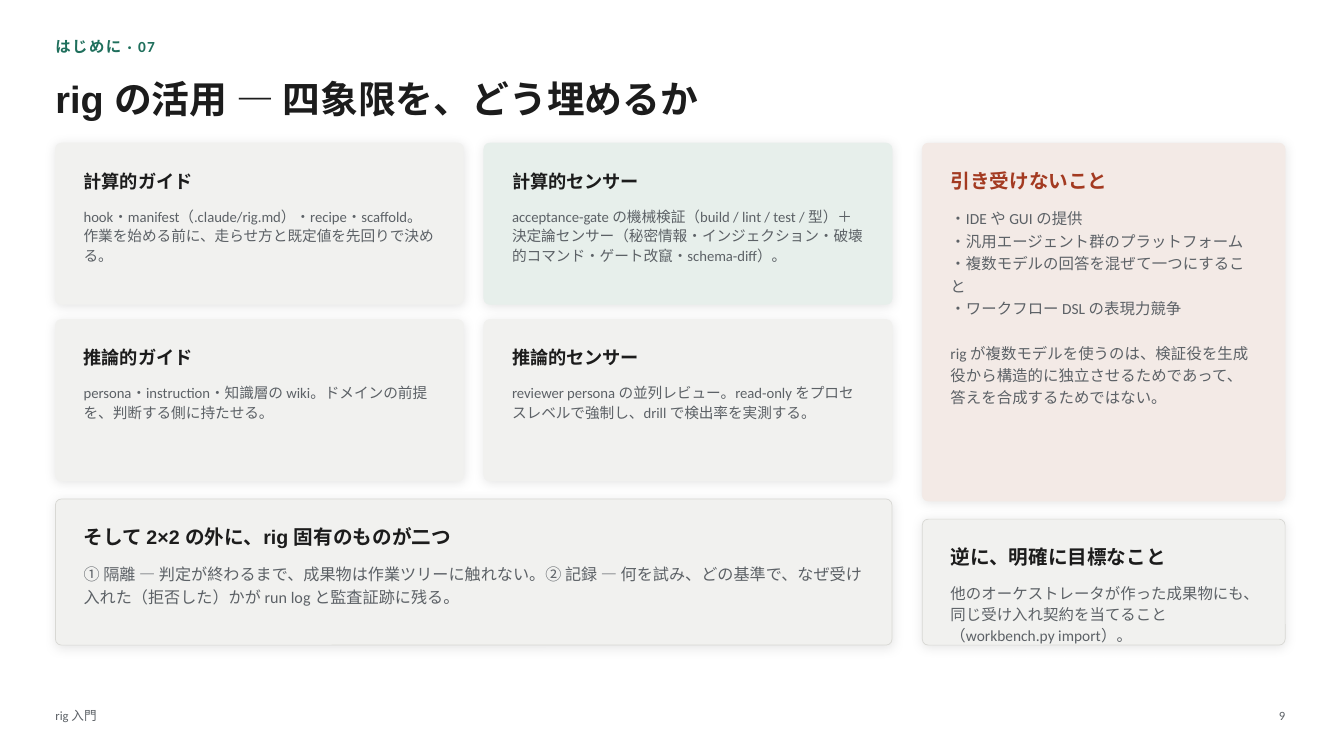
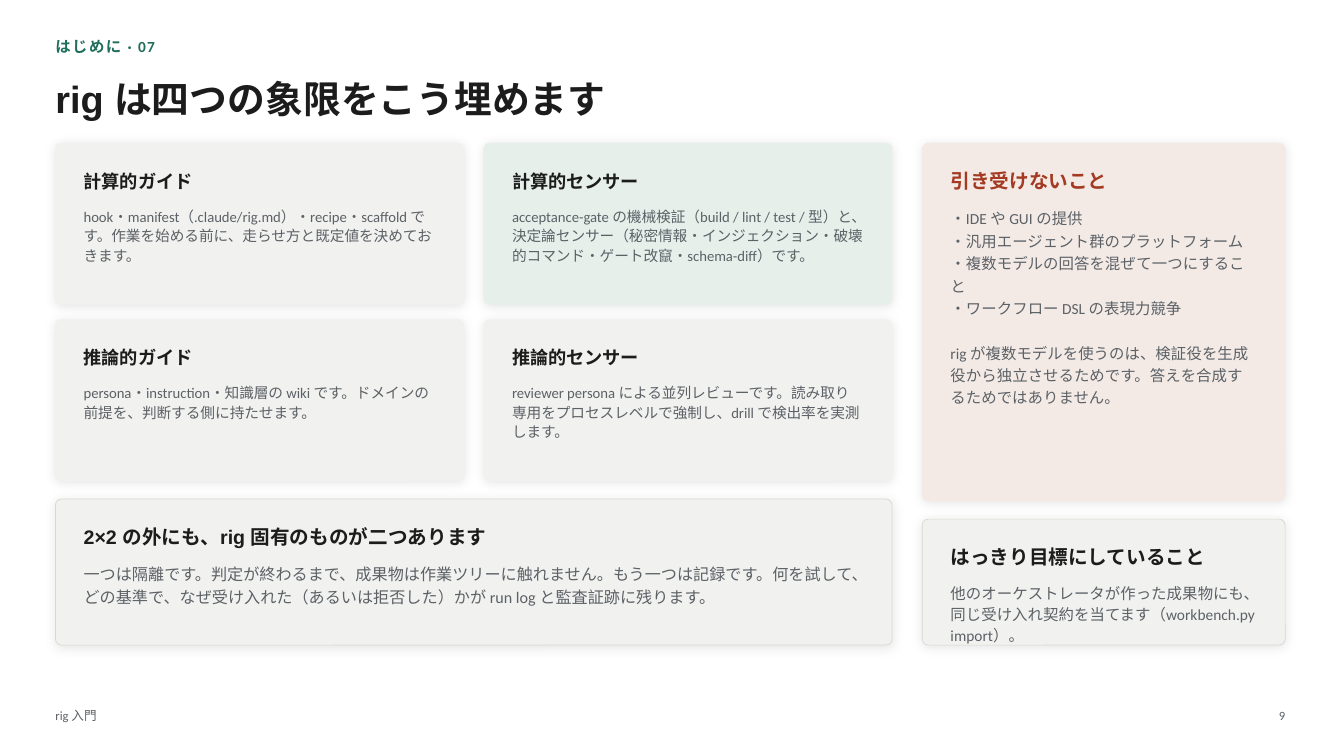
Before and after one commit to itoh-shun/rig, a slide deck: slide 9 of docs/onboarding/rig-intro.ja.pptx. Drawn at 1344x756 pixels with LibreOffice and Linux fonts; fonts in the diff are those of the drawing. Boxes give left, top, right and bottom in pixels: in the first picture for what was removed or moved away, otherwise in the second. Text is boxed around its words. In the diff, an @@ line names an element or a change of style, - is before the commit and + after.

```diff
--- a/docs/onboarding/rig-intro.ja.pptx
+++ b/docs/onboarding/rig-intro.ja.pptx
@@ text at [55, 80, 605, 121]: text changed @@
-rig の活用 — 四象限を、どう埋めるか
+rig は四つの象限をこう埋めます
@@ text at [84, 209, 432, 262]: text changed @@
-hook・manifest（.claude/rig.md）・recipe・scaffold。作業を始める前に、走らせ方と既定値を先回りで決める。
+hook・manifest（.claude/rig.md）・recipe・scaffold です。作業を始める前に、走らせ方と既定値を決めておきます。
@@ text at [512, 209, 866, 262]: text changed @@
-acceptance-gate の機械検証（build / lint / test / 型）＋ 決定論センサー（秘密情報・インジェクション・破壊的コマンド・ゲート改竄・schema-diff）。
+acceptance-gate の機械検証（build / lint / test / 型）と、決定論センサー（秘密情報・インジェクション・破壊的コマンド・ゲート改竄・schema-diff）です。
@@ text at [950, 346, 1248, 404]: text changed @@
-rig が複数モデルを使うのは、検証役を生成役から構造的に独立させるためであって、答えを合成するためではない。
+rig が複数モデルを使うのは、検証役を生成役から独立させるためです。答えを合成するためではありません。
@@ text at [84, 386, 430, 419]: text changed @@
-persona・instruction・知識層の wiki。ドメインの前提を、判断する側に持たせる。
+persona・instruction・知識層の wiki です。ドメインの前提を、判断する側に持たせます。
@@ text at [512, 386, 859, 438]: text changed @@
-reviewer persona の並列レビュー。read-only をプロセスレベルで強制し、drill で検出率を実測する。
+reviewer persona による並列レビューです。読み取り専用をプロセスレベルで強制し、drill で検出率を実測します。
@@ text at [84, 527, 487, 548]: text changed @@
-そして 2×2 の外に、rig 固有のものが二つ
+2×2 の外にも、rig 固有のものが二つあります
@@ text at [84, 566, 868, 606]: text changed @@
-① 隔離 — 判定が終わるまで、成果物は作業ツリーに触れない。② 記録 — 何を試み、どの基準で、なぜ受け入れた（拒否した）かが run log と監査証跡に残る。
+一つは隔離です。判定が終わるまで、成果物は作業ツリーに触れません。もう一つは記録です。何を試して、どの基準で、なぜ受け入れた（あるいは拒否した）かが run log と監査証跡に残ります。
@@ text at [950, 547, 1205, 566]: text changed @@
-逆に、明確に目標なこと
+はっきり目標にしていること
@@ text at [950, 586, 1259, 623]: text changed @@
-他のオーケストレータが作った成果物にも、同じ受け入れ契約を当てること（workbench.py import）。
+他のオーケストレータが作った成果物にも、同じ受け入れ契約を当てます（workbench.py import）。
```
Also in this commit, not shown: 30 other slides changed, 4 other files.
